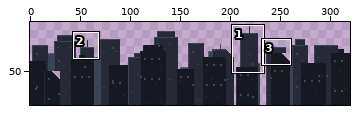
Pixel-art file: art/src/news/skyline.aseprite. The picture above shows the old version from afar; the outline marks the close-up.
Close-up. Before:
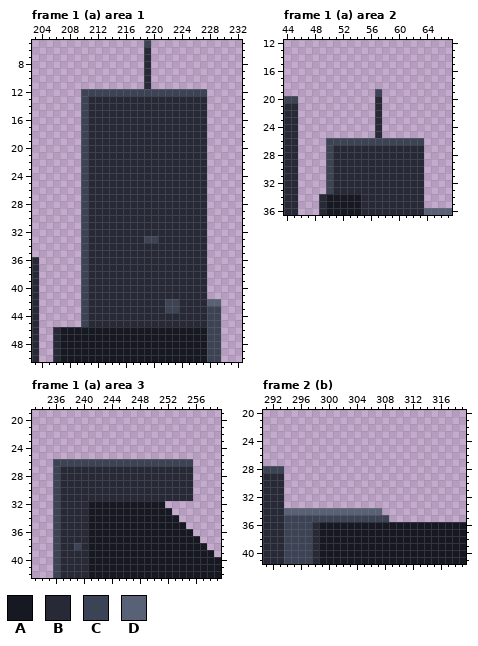
320x84 pixels, 6 frames. Shown: frame 1 (a) area 1: x 203..232, y 5..50; frame 1 (a) area 2: x 44..67, y 12..36; frame 1 (a) area 3: x 233..259, y 19..42; frame 2 (b): x 291..319, y 20..41. The wide view leaves out empty margins. The commit also changed other frames or places, which this record leaves out.
Palette (. is transparent): A #171922  B #272a36  C #3c4354  D #586176
Pixels before, frame 1 (a) area 1, first column x 203:
 5 ................C..........
 6 ................B..........
 7 ................B..........
 8 ................B..........
 9 ................B..........
10 ................B..........
11 ................B..........
12 .......CCCCCCCCCCCCCCCCCC..
13 .......CBBBBBBBBBBBBBBBBB..
14 .......CBBBBBBBBBBBBBBBBB..
15 .......CBBBBBBBBBBBBBBBBB..
16 .......CBBBBBBBBBBBBBBBBB..
17 .......CBBBBBBBBBBBBBBBBB..
18 .......CBBBBBBBBBBBBBBBBB..
19 .......CBBBBBBBBBBBBBBBBB..
20 .......CBBBBBBBBBBBBBBBBB..
21 .......CBBBBBBBBBBBBBBBBB..
22 .......CBBBBBBBBBBBBBBBBB..
23 .......CBBBBBBBBBBBBBBBBB..
24 .......CBBBBBBBBBBBBBBBBB..
25 .......CBBBBBBBBBBBBBBBBB..
26 .......CBBBBBBBBBBBBBBBBB..
27 .......CBBBBBBBBBBBBBBBBB..
28 .......CBBBBBBBBBBBBBBBBB..
29 .......CBBBBBBBBBBBBBBBBB..
30 .......CBBBBBBBBBBBBBBBBB..
31 .......CBBBBBBBBBBBBBBBBB..
32 .......CBBBBBBBBBBBBBBBBB..
33 .......CBBBBBBBBCCBBBBBBB..
34 .......CBBBBBBBBBBBBBBBBB..
35 .......CBBBBBBBBBBBBBBBBB..
36 B......CBBBBBBBBBBBBBBBBB..
37 B......CBBBBBBBBBBBBBBBBB..
38 B......CBBBBBBBBBBBBBBBBB..
39 B......CBBBBBBBBBBBBBBBBB..
40 B......CBBBBBBBBBBBBBBBBB..
41 B......CBBBBBBBBBBBBBBBBB..
42 B......CBBBBBBBBBBBCCBBBBDD
43 B......CBBBBBBBBBBBCCBBBBCC
44 B......CBBBBBBBBBBBBBBBBBCC
45 B......CBBBBBBBBBBBBBBBBBCC
46 B..BAAAAAAAAAAAAAAAAAAAAACC
47 B..BAAAAAAAAAAAAAAAAAAAAACC
48 B..BAAAAAAAAAAAAAAAAAAAAACC
49 B..BAAAAAAAAAAAAAAAAAAAAACC
50 B..BAAAAAAAAAAAAAAAAAAAAACC
Pixels before, frame 1 (a) area 2, first column x 44:
19 .............C..........
20 CC...........B..........
21 BB...........B..........
22 BB...........B..........
23 BB...........B..........
24 BB...........B..........
25 BB...........B..........
26 BB....CCCCCCCCCCCCCC....
27 BB....CBBBBBBBBBBBBB....
28 BB....CBBBBBBBBBBBBB....
29 BB....CBBBBBBBBBBBBB....
30 BB....CBBBBBBBBBBBBB....
31 BB....CBBBBBBBBBBBBB....
32 BB....CBBBBBBBBBBBBB....
33 BB....CBBBBBBBBBBBBB....
34 BB...BAAAAABBBBBBBBB....
35 BB...BAAAAABBBBBBBBB....
36 BB...BAAAAABBBBBBBBBDDDD
Pixels before, frame 1 (a) area 3, first column x 236:
26 CCCCCCCCCCCCCCCCCCCC....
27 CBBBBBBBBBBBBBBBBBBB....
28 CBBBBBBBBBBBBBBBBBBB....
29 CBBBBBBBBBBBBBBBBBBB....
30 CBBBBBBBBBBBBBBBBBBB....
31 CBBBBBBBBBBBBBBBBBBB....
32 CBBBBAAAAAAAAAAA........
33 CBBBBAAAAAAAAAAAA.......
34 CBBBBAAAAAAAAAAAAA......
35 CBBBBAAAAAAAAAAAAAA.....
36 CBBBBAAAAAAAAAAAAAAA....
37 CBBBBAAAAAAAAAAAAAAAA...
38 CBBCBAAAAAAAAAAAAAAAAA..
39 CBBBBAAAAAAAAAAAAAAAAAA.
40 CBBBBAAAAAAAAAAAAAAAAAAA
41 CBBBBAAAAAAAAAAAAAAAAAAA
42 CBBBBAAAAAAAAAAAAAAAAAAA
Pixels before, frame 2 (b), first column x 291:
28 CCC..........................
29 BBB..........................
30 BBB..........................
31 BBB..........................
32 BBB..........................
33 BBB..........................
34 BBBDDDDDDDDDDDDDD............
35 BBBCCCCCCCCCCCCCCC...........
36 BBBCCCCBAAAAAAAAAAAAAAAAAAAAA
37 BBBCCCCBAAAAAAAAAAAAAAAAAAAAA
38 BBBCCCCBAAAAAAAAAAAAAAAAAAAAA
39 BBBCCCCBAAAAAAAAAAAAAAAAAAAAA
40 BBBCCCCBAAAAAAAAAAAAAAAAAAAAA
41 BBBCCCCBAAAAAAAAAAAAAAAAAAAAA
Once edited:
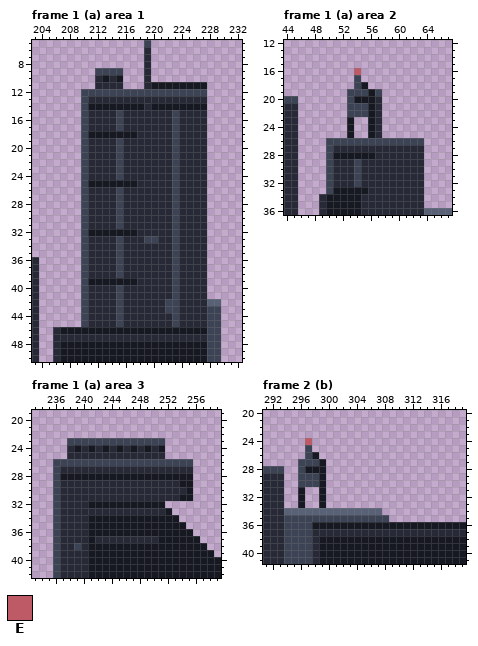
Colours new in this view: E #bd5a66
Changes in this commit:
Frame 1 (a) area 1:
The author put colour A in row 10 at x 213 and 215; in row 11 at x 220 to 227.
Colour B becomes colour A in row 14 at x 211 to 218 and 220 to 227; in row 18 at x 211 to 217; in row 25 at x 211 to 217; in row 32 at x 211 to 217; in row 39 at x 211 to 217.
The author put colour B in row 10 at x 212 and 214; in row 11 at x 212 to 215.
Colour A becomes colour B in row 47 at x 207 to 227.
The author put colour C in row 9 at x 212 to 215.
Colour B becomes colour C in rows 15 to 17 at x 215 and 223; in row 18 at x 223; in rows 19 to 24 at x 215 and 223; in row 25 at x 223; in rows 26 to 31 at x 215 and 223; in row 32 at x 223.
Colour B becomes colour C in rows 33 to 38 at x 215 and 223; in row 39 at x 223; in rows 40 to 41 at x 215 and 223; in rows 42 to 43 at x 215; in rows 44 to 45 at x 215 and 223.
Frame 1 (a) area 2:
The author put colour A in row 18 at x 55; in row 19 at x 56; in row 20 at x 54 to 56; in rows 21 to 22 at x 56; in rows 23 to 25 at x 53 and 56.
Colour B becomes colour A in row 28 at x 51 to 56; in row 33 at x 51 to 55.
The author put colour C in rows 17 to 18 at x 54; in row 19 at x 53 to 55; in row 20 at x 53; in rows 21 to 22 at x 53 to 55.
Colour B becomes colour C in rows 29 to 32 at x 54.
The author put colour E in row 16 at x 54.
Frame 1 (a) area 3:
The author put colour A in row 24 at x 239, 241, 243, 245, 247, 249 and 251.
Colour B becomes colour A in row 28 at x 237 to 255; in row 29 at x 254 to 255; in row 30 at x 255; in row 31 at x 254 to 255.
The author put colour B in row 24 at x 238, 240, 242, 244, 246, 248 and 250; in row 25 at x 238 to 251.
Colour A becomes colour B in row 33 at x 241 to 251; in row 37 at x 242 to 250.
The author put colour C in row 23 at x 238 to 251.
Frame 2 (b):
The author put colour A in row 26 at x 298; in row 27 at x 299; in row 28 at x 297 to 299; in rows 29 to 30 at x 299; in rows 31 to 33 at x 296 and 299.
Colour B becomes colour A in row 36 at x 298.
Colour A becomes colour B in row 37 at x 299 to 319.
The author put colour C in rows 25 to 26 at x 297; in row 27 at x 296 to 298; in row 28 at x 296; in rows 29 to 30 at x 296 to 298.
The author put colour E in row 24 at x 297.
Pixel boxes of the changes (left, top, right, bottom) in both close-ups:
changed: (60, 68, 207, 341)
changed: (333, 68, 375, 194)
changed: (60, 438, 193, 515)
changed: (95, 536, 158, 543)
changed: (298, 438, 466, 536)
